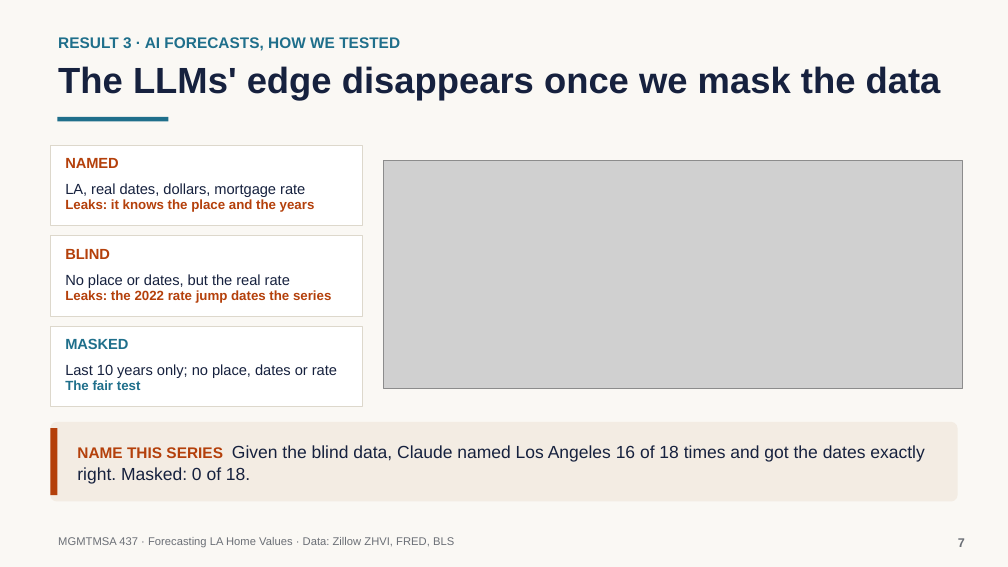
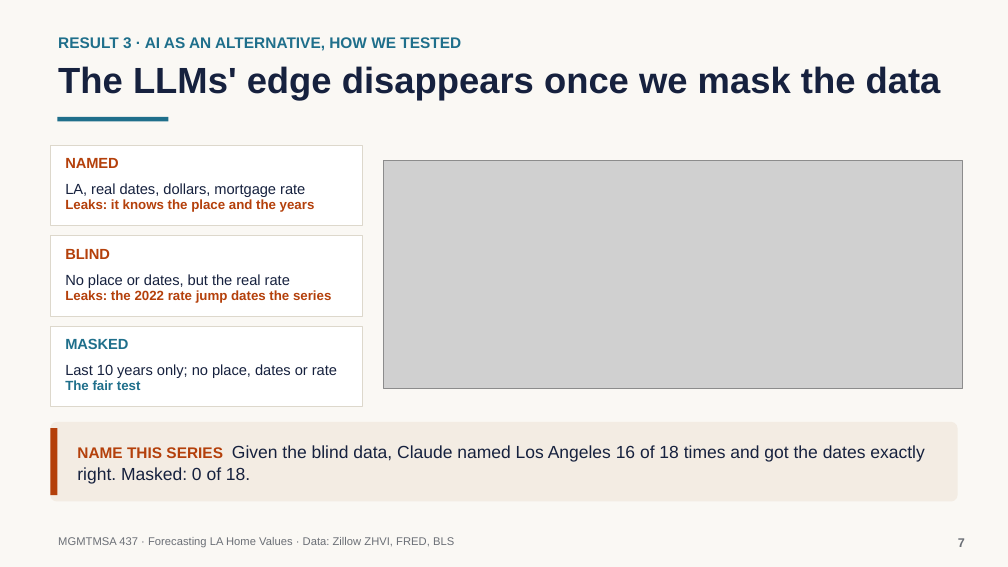
Before and after one commit to neiltd/la-housing-forecast, a slide deck: slide 7 of slides/LA_home_values_slides.pptx. Drawn at 1008x567 pixels with LibreOffice and Linux fonts; fonts in the diff are those of the drawing; grey boxes stand for pictures. Boxes give left, top, right and bottom in pixels: in the first picture for what was removed or moved away, otherwise in the second. Text is boxed around its words. In the diff, an @@ line names an element or a change of style, - is before the commit and + after.

```diff
--- a/slides/LA_home_values_slides.pptx
+++ b/slides/LA_home_values_slides.pptx
@@ text at [58, 37, 461, 51]: text changed @@
-RESULT 3 · AI FORECASTS, HOW WE TESTED
+RESULT 3 · AI AS AN ALTERNATIVE, HOW WE TESTED
```
Also in this commit, not shown: 3 other slides changed, 6 other files.
